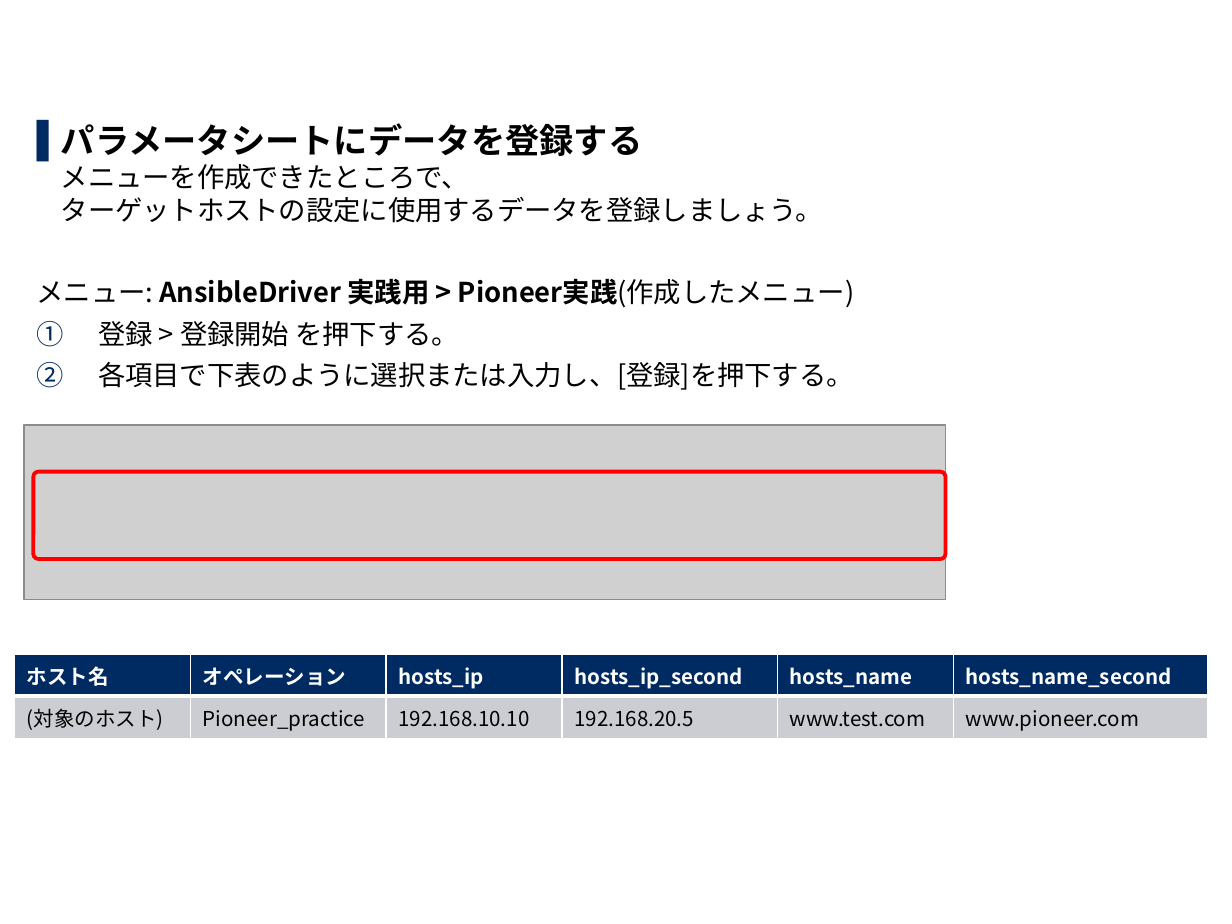
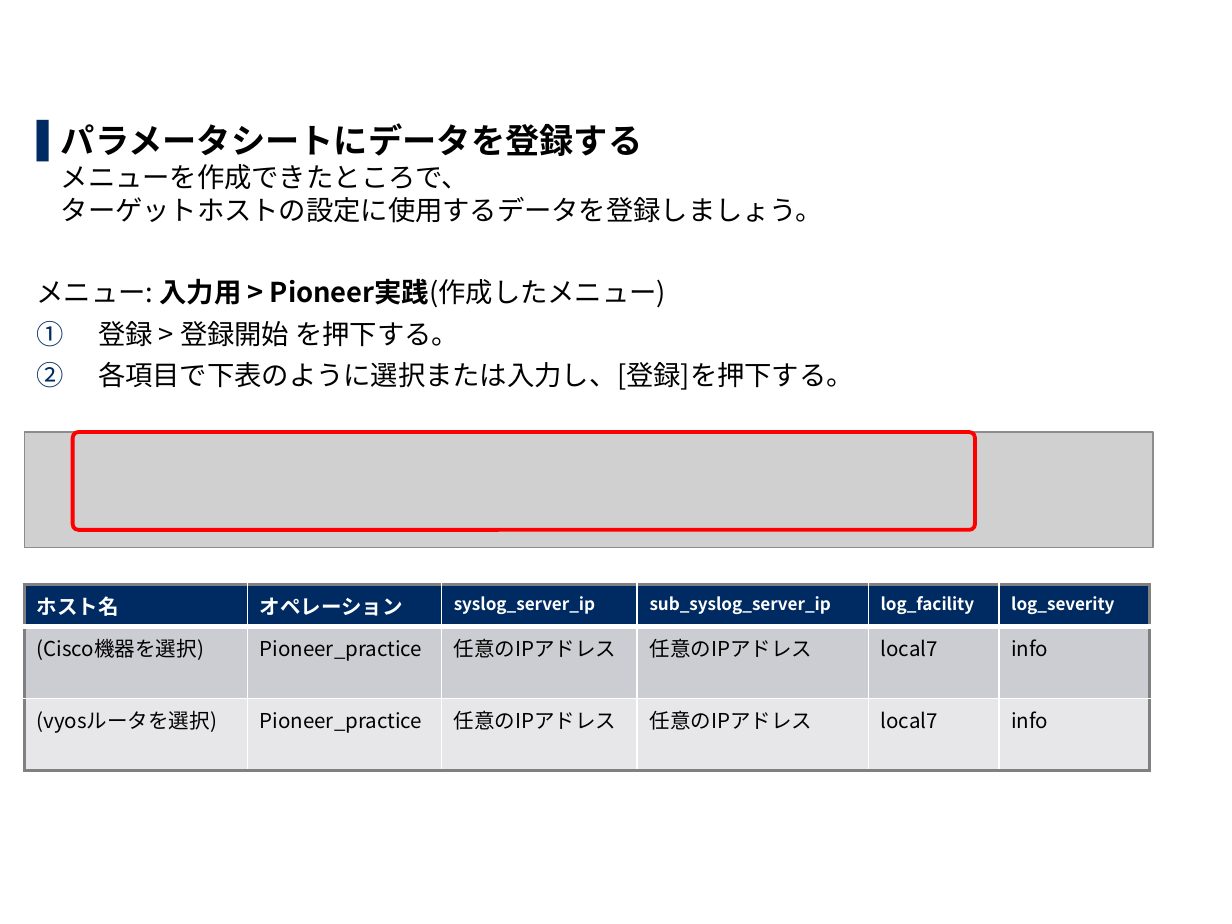
Before and after one commit to exastro-suite/it-automation-docs, a slide deck: slide 58 of asset/Learn_ja/ITA-Ansible-Driver_ja_practice.pptx. Drawn at 1232x924 pixels with LibreOffice and Linux fonts; fonts in the diff are those of the drawing; grey boxes stand for pictures; background and template pictures are left out. Boxes give left, top, right and bottom in pixels: in the first picture for what was removed or moved away, otherwise in the second. Text is boxed around its words. In the diff, an @@ line names an element or a change of style, - is before the commit and + after.

Commit message:
modified:   ITA-Ansible-Driver_ja_practice.pdf 	modified:   ITA-Ansible-Driver_ja_practice.pptx

```diff
--- a/asset/Learn_ja/ITA-Ansible-Driver_ja_practice.pptx
+++ b/asset/Learn_ja/ITA-Ansible-Driver_ja_practice.pptx
@@ text at (37, 278, 666, 308): text changed; bold off @@
-メニュー: AnsibleDriver 実践用 > Pioneer実践(作成したメニュー)
+メニュー: 入力用 > Pioneer実践(作成したメニュー)
@@ picture: place and size @@
-picture at (25, 425, 946, 600)
+picture at (25, 432, 1153, 548)
@@ rounded rectangle: place and size @@
-rounded rectangle at (33, 472, 945, 559)
+rounded rectangle at (73, 432, 975, 530)
@@ table at (25, 584, 1151, 737) @@
-row 1: ホスト名 | オペレーション | hosts_ip | hosts_ip_second | hosts_name | hosts_name_second
-row 2: (対象のホスト) | Pioneer_practice | 192.168.10.10 | 192.168.20.5 | www.test.com | www.pioneer.com
+row 1: ホスト名 | オペレーション | syslog_server_ip | sub_syslog_server_ip | log_facility | log_severity
+row 2: (Cisco機器を選択) | Pioneer_practice | 任意のIPアドレス | 任意のIPアドレス | local7 | info
+row 3: (vyosルータを選択) | Pioneer_practice | 任意のIPアドレス | 任意のIPアドレス | local7 | info
@@ table: place and size @@
-table at (15, 654, 1209, 735)
+table at (25, 584, 1151, 737)
```
Also in this commit, not shown: 55 other slides changed, 4 slides added, 4 slides removed, 1 other file.
